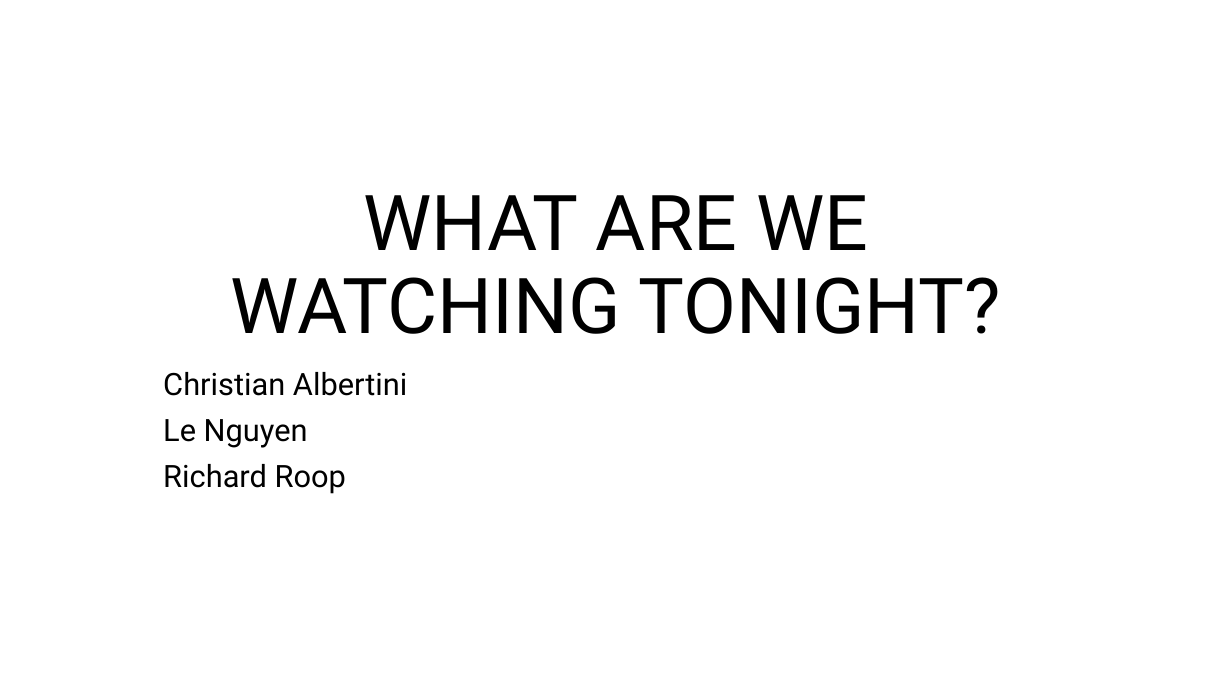
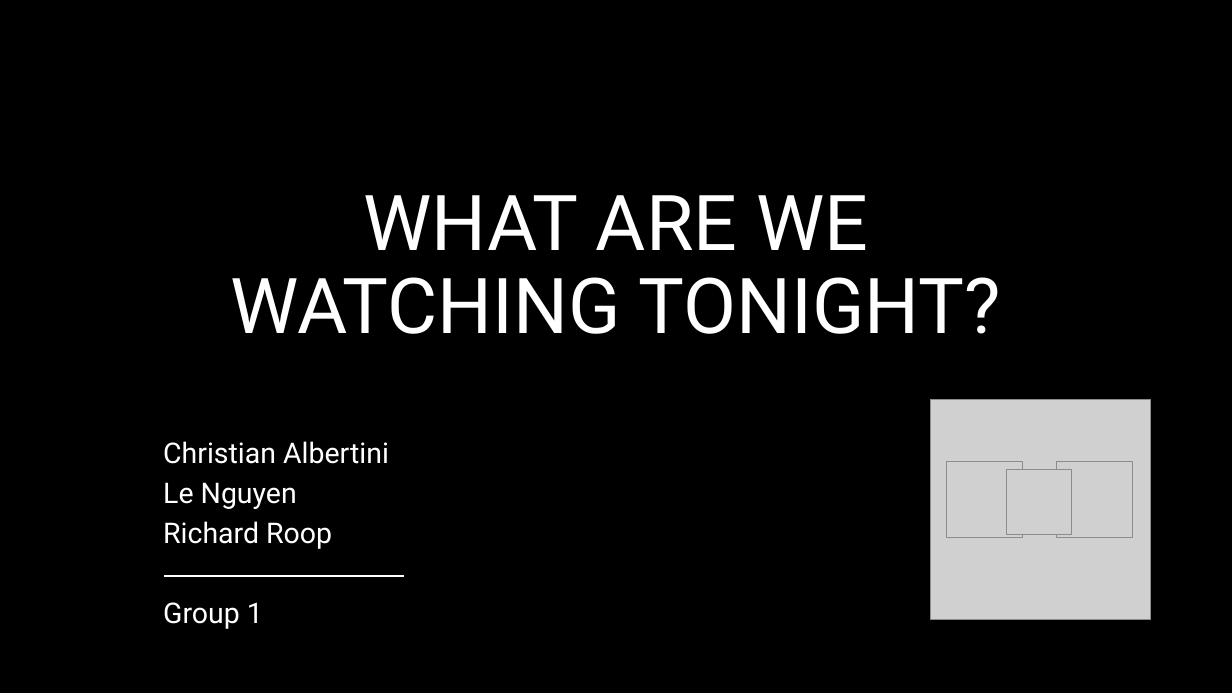
Before and after one commit to Christian-Albertini/UNC-Project-1, a slide deck: slide 1 of what_are_we_watching_tonight.pptx. Drawn at 1232x693 pixels with LibreOffice and Linux fonts; fonts in the diff are those of the drawing; grey boxes stand for pictures. Boxes give left, top, right and bottom in pixels: in the first picture for what was removed or moved away, otherwise in the second. Text is boxed around its words. In the diff, an @@ line names an element or a change of style, - is before the commit and + after.

```diff
--- a/what_are_we_watching_tonight.pptx
+++ b/what_are_we_watching_tonight.pptx
@@ background #FFFFFF to #000000 @@
@@ title "WHAT ARE WE WATCHING TONIGHT?" at box(231, 195, 1001, 334): text colour #000000 to #FFFFFF @@
@@ picture added at box(931, 399, 1151, 619) @@
@@ subtitle "Christian Albertini": place and size @@
-subtitle "Christian Albertini" at box(163, 372, 407, 494)
+subtitle "Christian Albertini" at box(163, 441, 389, 629)
@@ subtitle at box(163, 441, 389, 549): size 24 to 22.2 pt, text colour #000000 to #FFFFFF in "Christian Albertini", "Le Nguyen", "Richard Roop"; line spacing 0.9 to 0.8 @@
@@ picture added at box(947, 461, 1023, 537) @@
@@ picture added at box(1006, 470, 1071, 534) @@
@@ picture added at box(1057, 461, 1133, 537) @@
@@ line added from (165, 577) to (404, 577), #FFFFFF 1.5 pt @@
@@ subtitle at box(163, 602, 263, 629): paragraph added @@
+Group 1
```
Also in this commit, not shown: 7 other slides changed, 17 slides added, 6 slides removed.
